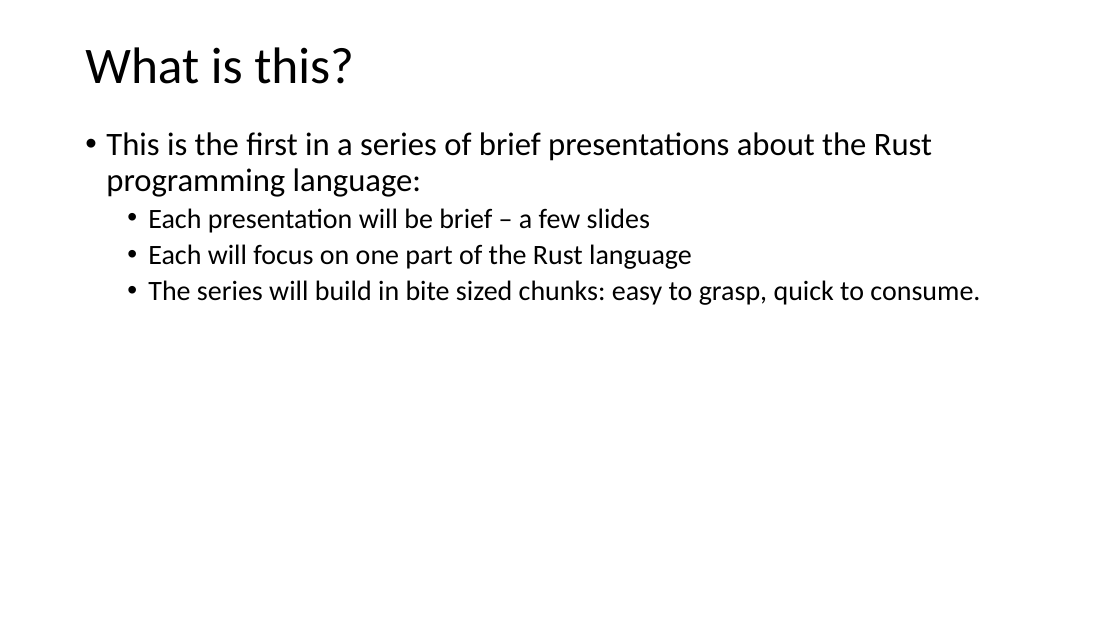
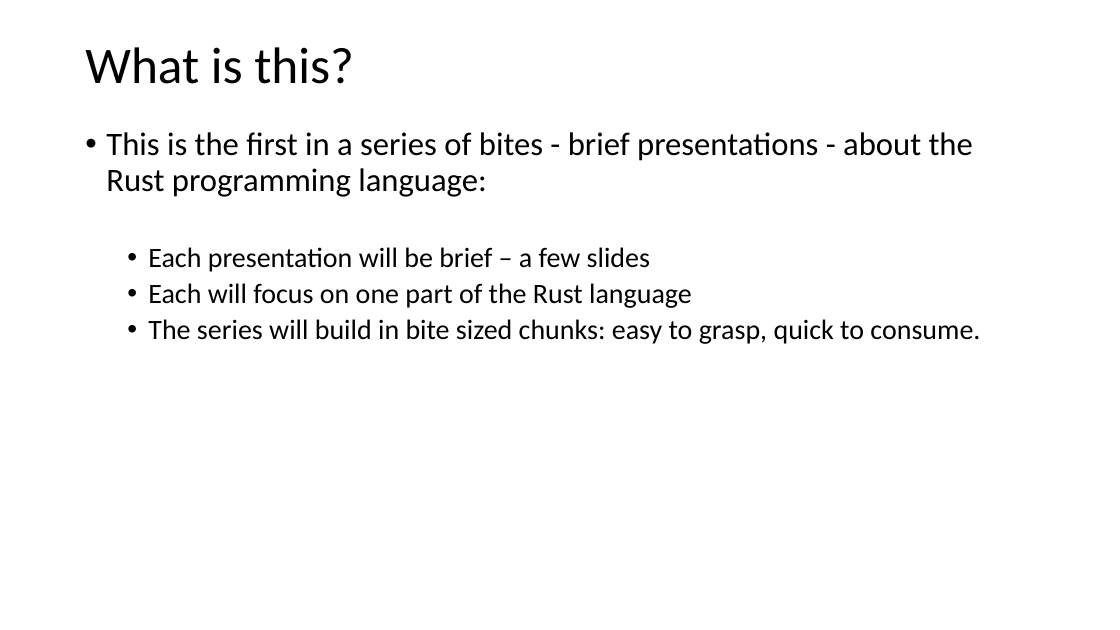
Before and after one commit to JimFawcett/JimFawcett.github.io, a slide deck: slide 3 of Resources/ConsumingRustBite1.pptx. Drawn at 1120x630 pixels with LibreOffice and Linux fonts; fonts in the diff are those of the drawing. Boxes give left, top, right and bottom in pixels: in the first picture for what was removed or moved away, otherwise in the second. Text is boxed around its words. In the diff, an @@ line names an element or a change of style, - is before the commit and + after.

Commit message:
updated text in ConsumingRustBite1

```diff
--- a/Resources/ConsumingRustBite1.pptx
+++ b/Resources/ConsumingRustBite1.pptx
@@ text at box(106, 132, 973, 197): text changed @@
-• This is the first in a series of brief presentations about the Rust programming language:
+• This is the first in a series of bites - brief presentations - about the Rust programming language:
```
Also in this commit, not shown: 7 other slides changed, 1 slide added, 2 other files.
